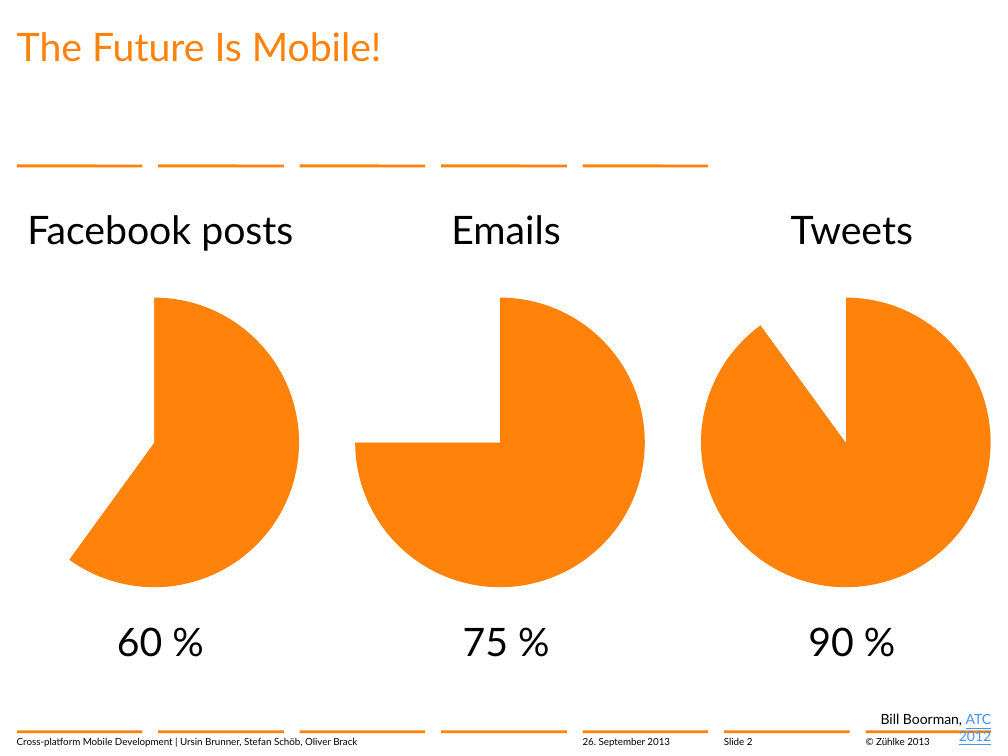
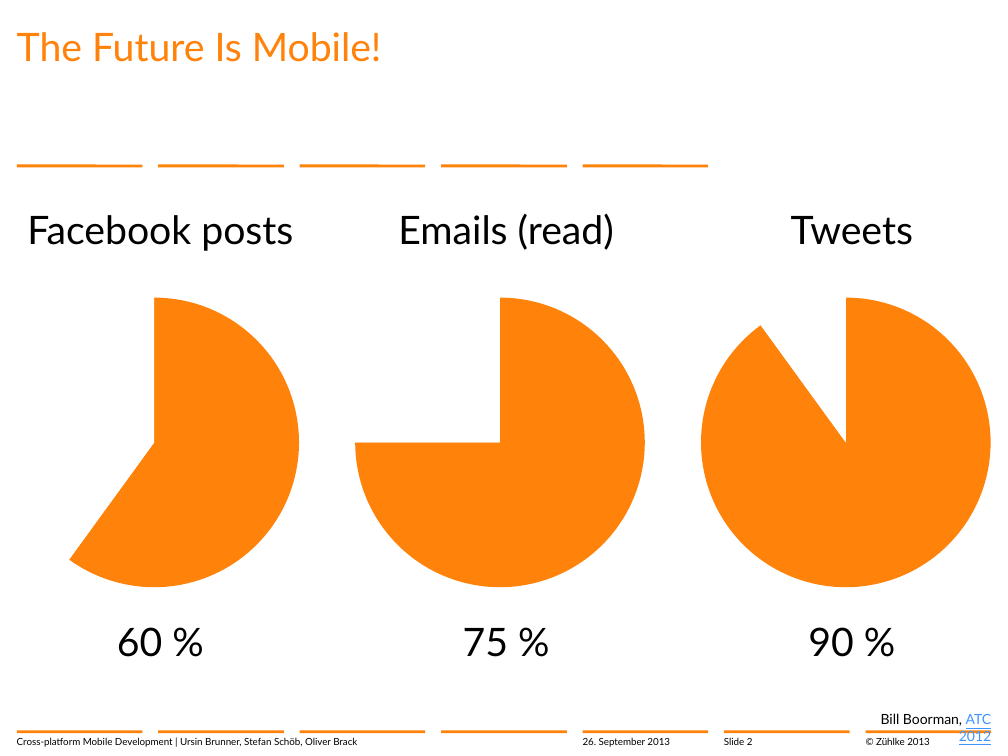
Before and after one commit to brunnurs/zxm, a slide deck: slide 2 of docs/13-09-26 Cross-platform mobile development with C#.pptx. Drawn at 1008x756 pixels with LibreOffice and Linux fonts; fonts in the diff are those of the drawing; background and template pictures are left out. Boxes give left, top, right and bottom in pixels: in the first picture for what was removed or moved away, otherwise in the second. Text is boxed around its words. In the diff, an @@ line names an element or a change of style, - is before the commit and + after.

```diff
--- a/docs/13-09-26 Cross-platform mobile development with C#.pptx
+++ b/docs/13-09-26 Cross-platform mobile development with C#.pptx
@@ text at bbox=[398, 213, 614, 250]: text changed @@
-Emails
+Emails (read)
```
Also in this commit, not shown: 6 other slides changed.
